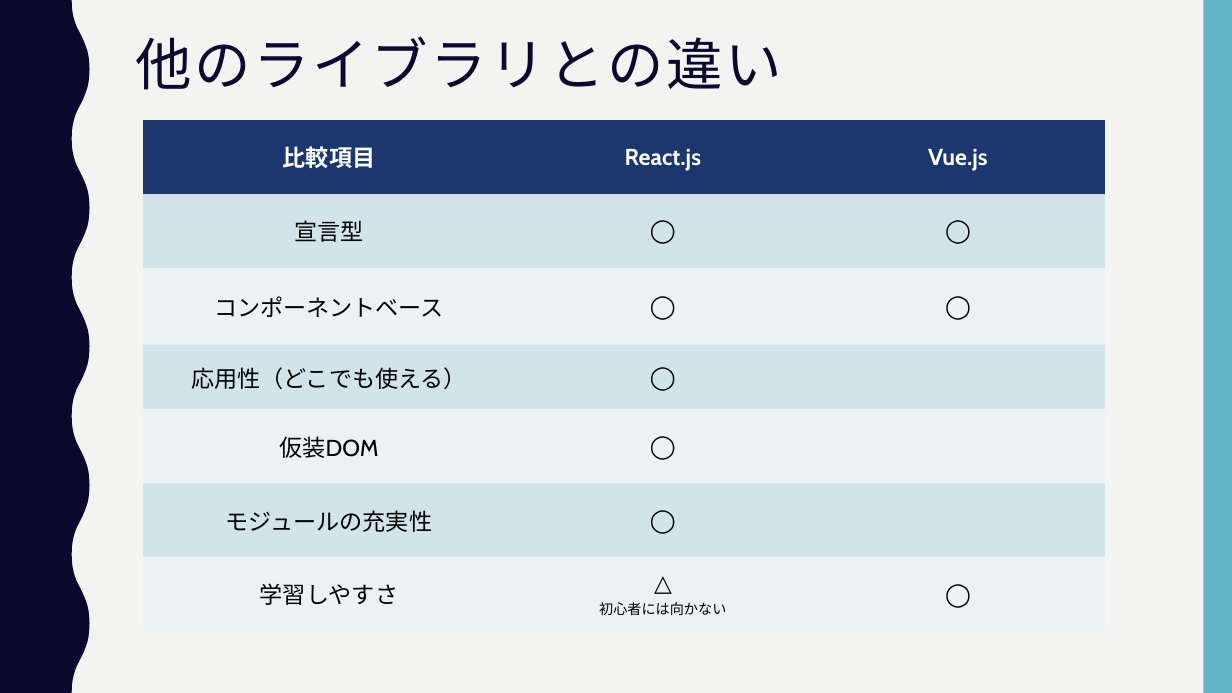
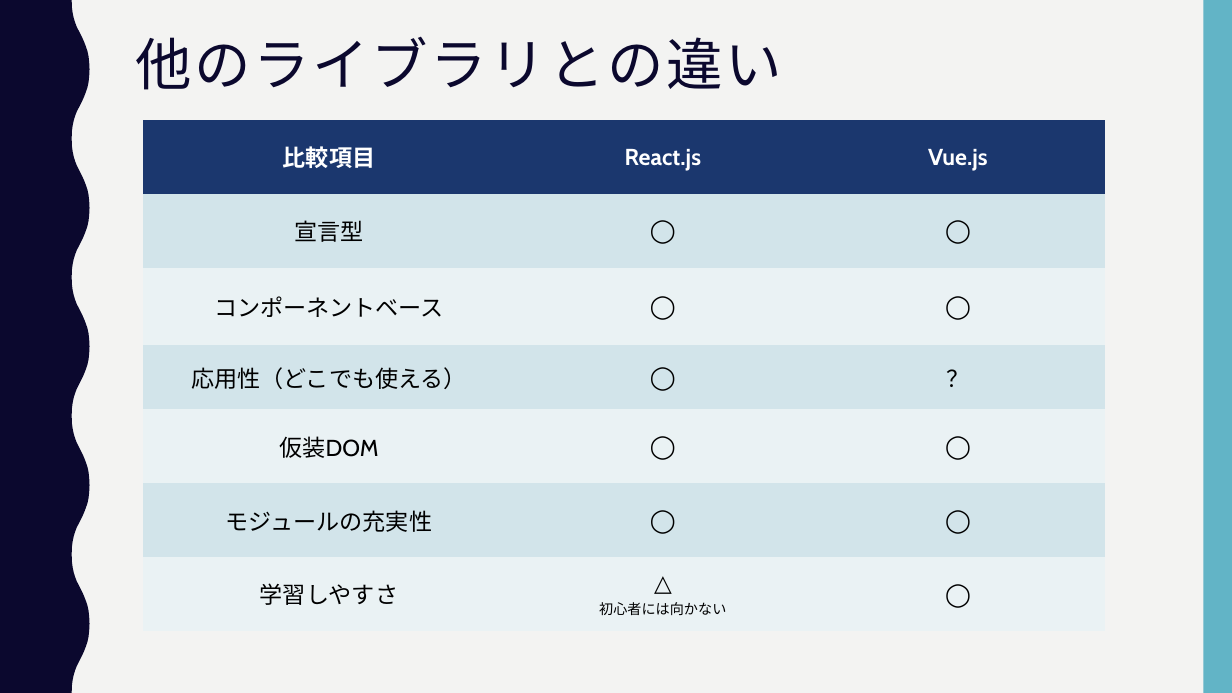
Before and after one commit to yo0o0oy/prac-program, a slide deck: slide 5 of javascript/react/mbo/pfc-calculator/doc/summary.pptx. Drawn at 1232x693 pixels with LibreOffice and Linux fonts; fonts in the diff are those of the drawing. Boxes give left, top, right and bottom in pixels: in the first picture for what was removed or moved away, otherwise in the second. Text is boxed around its words. In the diff, an @@ line names an element or a change of style, - is before the commit and + after.

```diff
--- a/javascript/react/mbo/pfc-calculator/doc/summary.pptx
+++ b/javascript/react/mbo/pfc-calculator/doc/summary.pptx
@@ table at (x1=142, y1=120, x2=1104, y2=631) @@
-row 4, column 3: 
+row 4, column 3: ？
-row 5, column 3: 
+row 5, column 3: ◯
-row 6, column 3: 
+row 6, column 3: ◯
```
Also in this commit, not shown: 2 other files.
